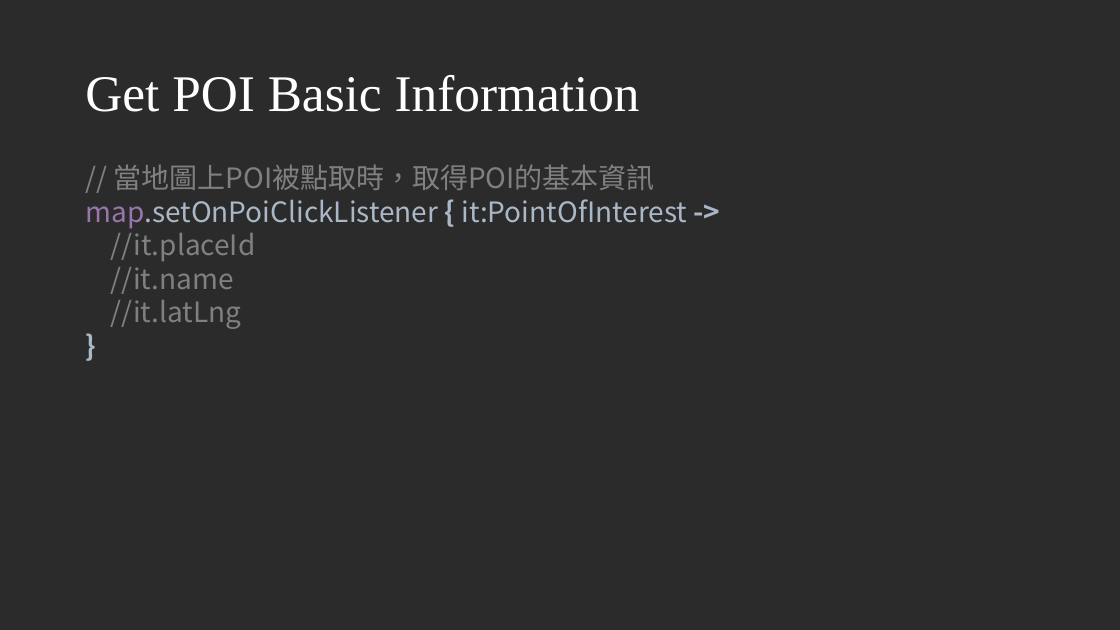
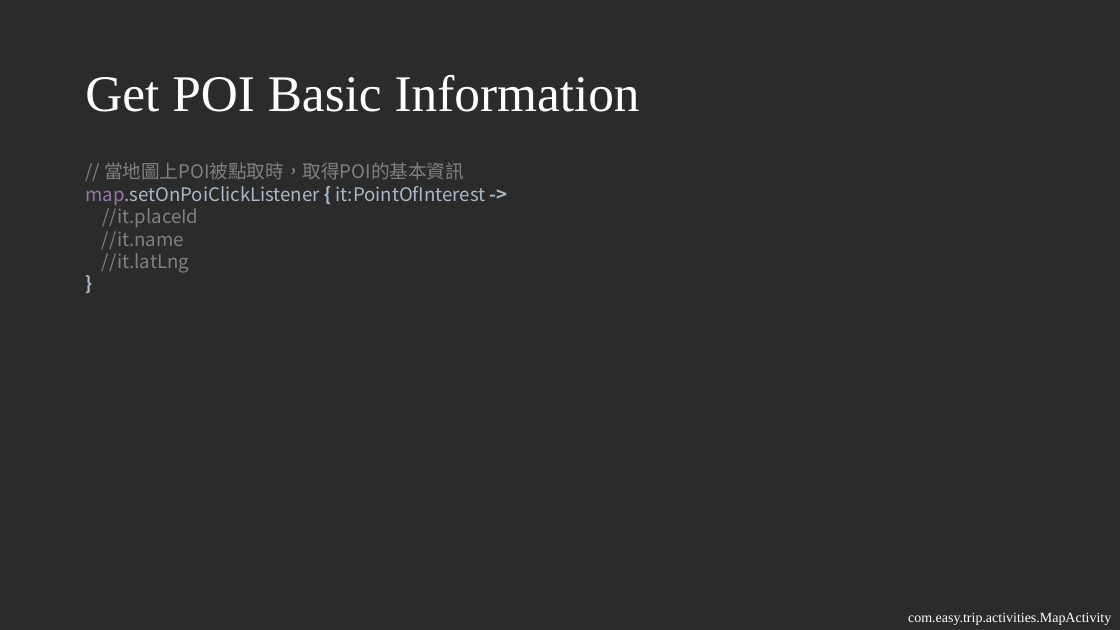
Before and after one commit to ao6swind/AndroidEasyTrip, a slide deck: slide 18 of doc/Create Map-Based Apps.pptx (slide 21 before the commit). Drawn at 1120x630 pixels with LibreOffice and Linux fonts; fonts in the diff are those of the drawing. Boxes give left, top, right and bottom in pixels: in the first picture for what was removed or moved away, otherwise in the second. Text is boxed around its words. In the diff, an @@ line names an element or a change of style, - is before the commit and + after.

```diff
--- a/doc/Create Map-Based Apps.pptx
+++ b/doc/Create Map-Based Apps.pptx
@@ text "// 當地圖上POI被點取時，取得POI的基本資訊 map.setOnPoiClickListener { it:Poi ..." at bbox=[85, 162, 486, 273]: size 24 to 16 pt @@
@@ text added at bbox=[908, 612, 1111, 625], 12 pt, text #FFFFFF @@
+com.easy.trip.activities.MapActivity
```
Also in this commit, not shown: 9 other slides changed, 7 slides added, 2 slides removed, 3 other files.
